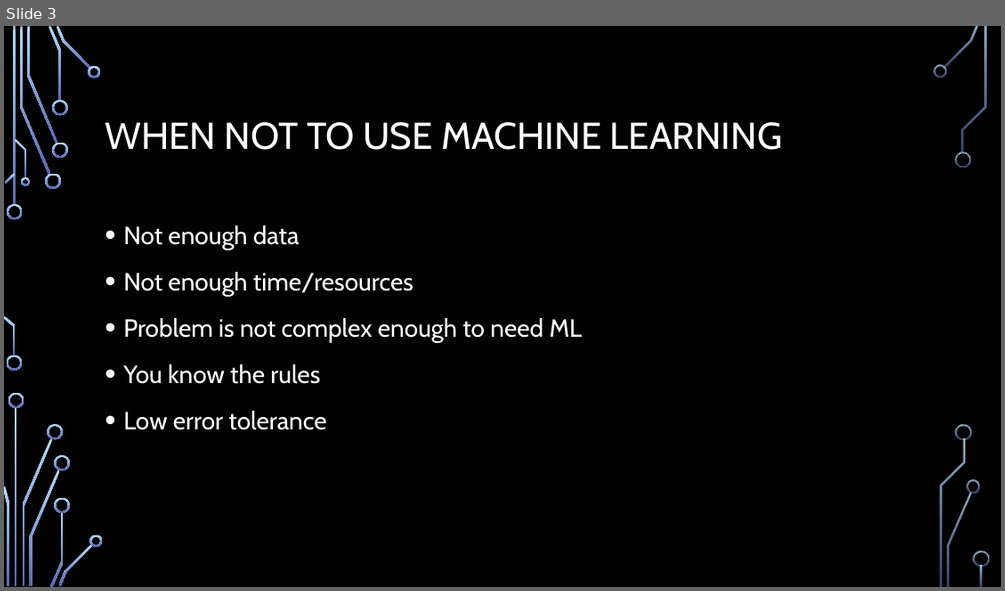
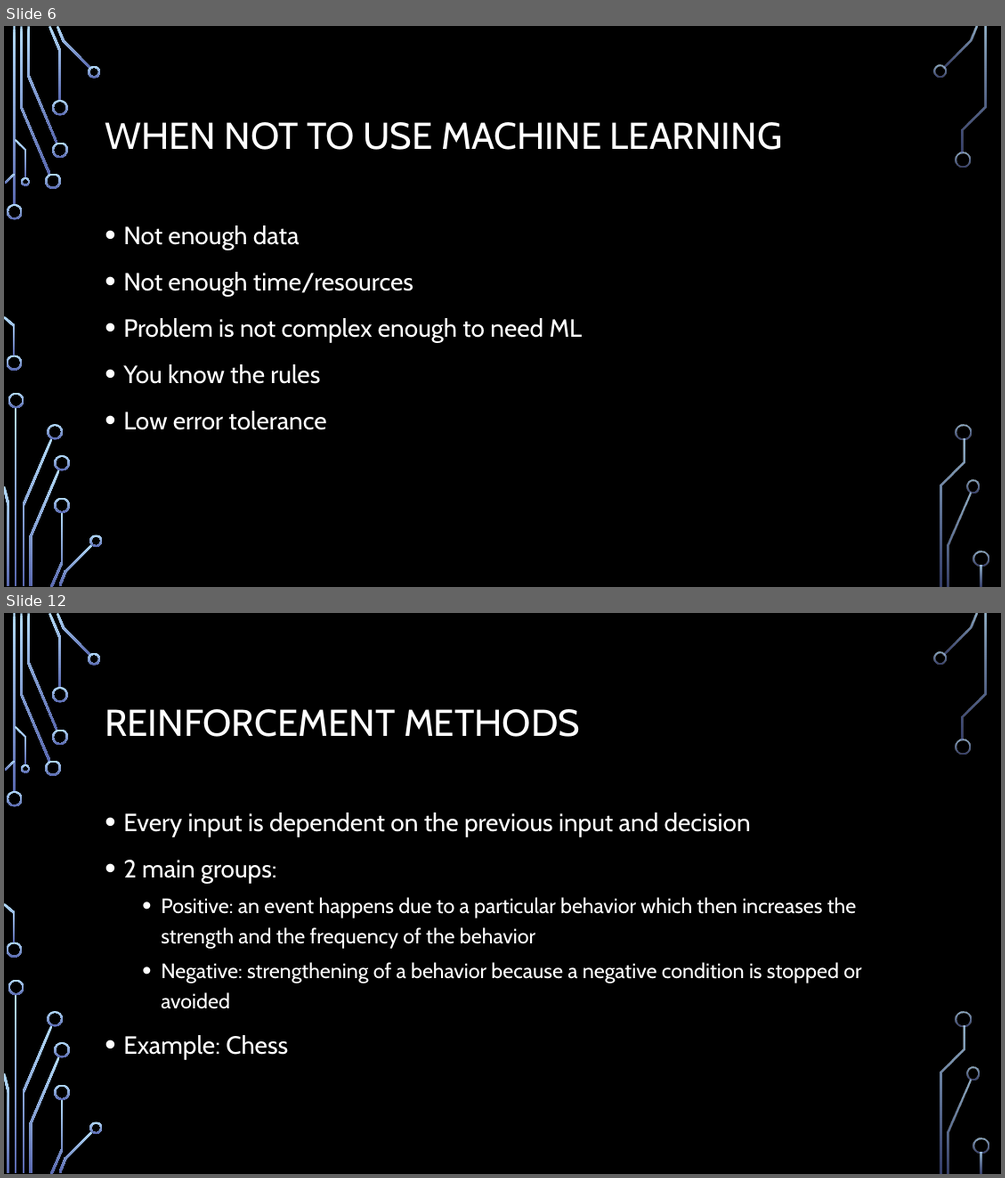
Before and after one commit to georgeaschiopu/MachineLearningMadeEasy, a slide deck: Machine Learning for Beginners.pptx. Shown one above the other, each under a label of ours: slide 3 before the commit, slides 6 and 12 after it; the slides between them are not shown. The pictures are 1005x591 and 1005x1178 pixels, drawn with LibreOffice and Linux fonts; fonts in the diff are those of the drawing; background and template pictures are left out. Boxes give left, top, right and bottom in pixels: in the first picture for what was removed or moved away, otherwise in the second. Text is boxed around its words. In the diff, an @@ line names an element or a change of style, - is before the commit and + after.

```diff
--- a/Machine Learning for Beginners.pptx
+++ b/Machine Learning for Beginners.pptx
@@ slide 12 added at (4,613,1001,1174), background picture (left out); not listed: 36 template elements that a slide beside it also shows @@
@@ title added at (105,709,580,737), 36 pt, text #FFFFFF @@
+REINFORCEMENT METHODS
@@ text added at (123,812,861,1060), 20 pt, text #FFFFFF @@
+• Every input is dependent on the previous input and decision
+• 2 main groups:
+  • Positive: an event happens due to a particular behavior which then increases the strength and the frequency of the behavior
+  • Negative: strengthening of a behavior because a negative condition is stopped or avoided
+• Example: Chess
@@ what was slide 3 is now slide 6 @@
```
Also in this commit, not shown: 5 slides changed, 2 other slides added, 2 other files.
